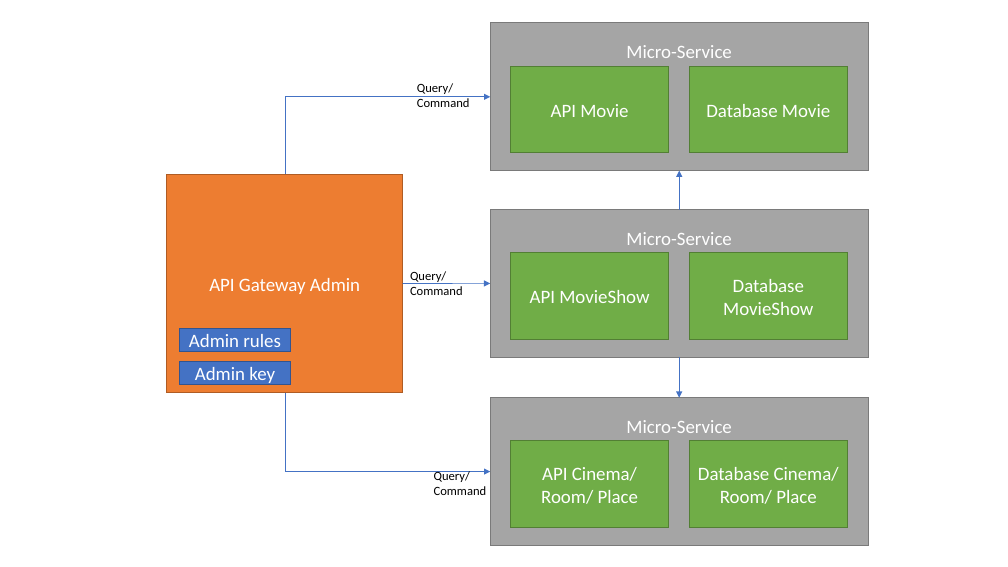
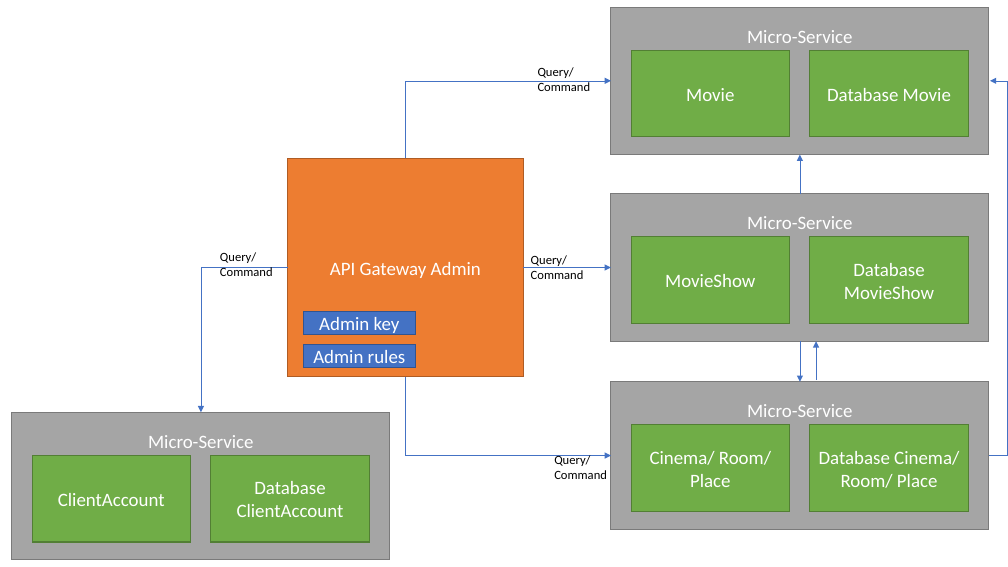
Before and after one commit to tcatonet/AL, a slide deck: slide 35 of projet AL.pptx (slide 31 before the commit). Drawn at 1008x567 pixels with LibreOffice and Linux fonts; fonts in the diff are those of the drawing. Boxes give left, top, right and bottom in pixels: in the first picture for what was removed or moved away, otherwise in the second. Text is boxed around its words. In the diff, an @@ line names an element or a change of style, - is before the commit and + after.

```diff
--- a/projet AL.pptx
+++ b/projet AL.pptx
@@ text in rectangle at (686,88,734,101): text changed @@
-API Movie
+Movie
@@ elbow arrow added from (989, 456) to (990, 81), #4472C4 0.5 pt @@
@@ 10 rectangles, 3 texts, 3 arrows, 2 elbow arrows: place and size @@
-10 rectangles, 3 texts, 3 arrows, 2 elbow arrows at (167,23,868,545)
+10 rectangles, 3 texts, 3 arrows, 2 elbow arrows at (287,7,989,529)
@@ elbow arrow added from (287, 268) to (201, 412), #4472C4 0.5 pt @@
@@ text added at (220,252,273,276), 12 pt, text #000000 @@
+Query/
+Command
@@ text in rectangle at (665,274,755,287): text changed @@
-API MovieShow
+MovieShow
@@ rectangle "Admin key": place and size @@
-rectangle "Admin key" at (179,361,291,384)
+rectangle "Admin key" at (303,312,415,334)
@@ rectangle "Admin rules": place and size @@
-rectangle "Admin rules" at (179,328,291,351)
+rectangle "Admin rules" at (303,345,415,368)
@@ arrow added from (817, 380) to (817, 341), #4472C4 0.5 pt @@
@@ rectangle added at (12,412,390,560), fill #A5A5A5, outline #7A7A7A 1 pt, 18 pt, text #FFFFFF @@
+Micro-Service
@@ rectangle added at (32,455,191,542), fill #70AD47, outline #538035 1 pt, 18 pt, text #FFFFFF @@
+ClientAccount
@@ rectangle added at (211,455,370,542), fill #70AD47, outline #538035 1 pt, 18 pt, text #FFFFFF @@
+Database ClientAccount
@@ text in rectangle at (650,451,771,487): text changed @@
-API Cinema/ Room/ Place
+Cinema/ Room/ Place
```
Also in this commit, not shown: 11 other slides changed, 6 slides added, 13 other files.
